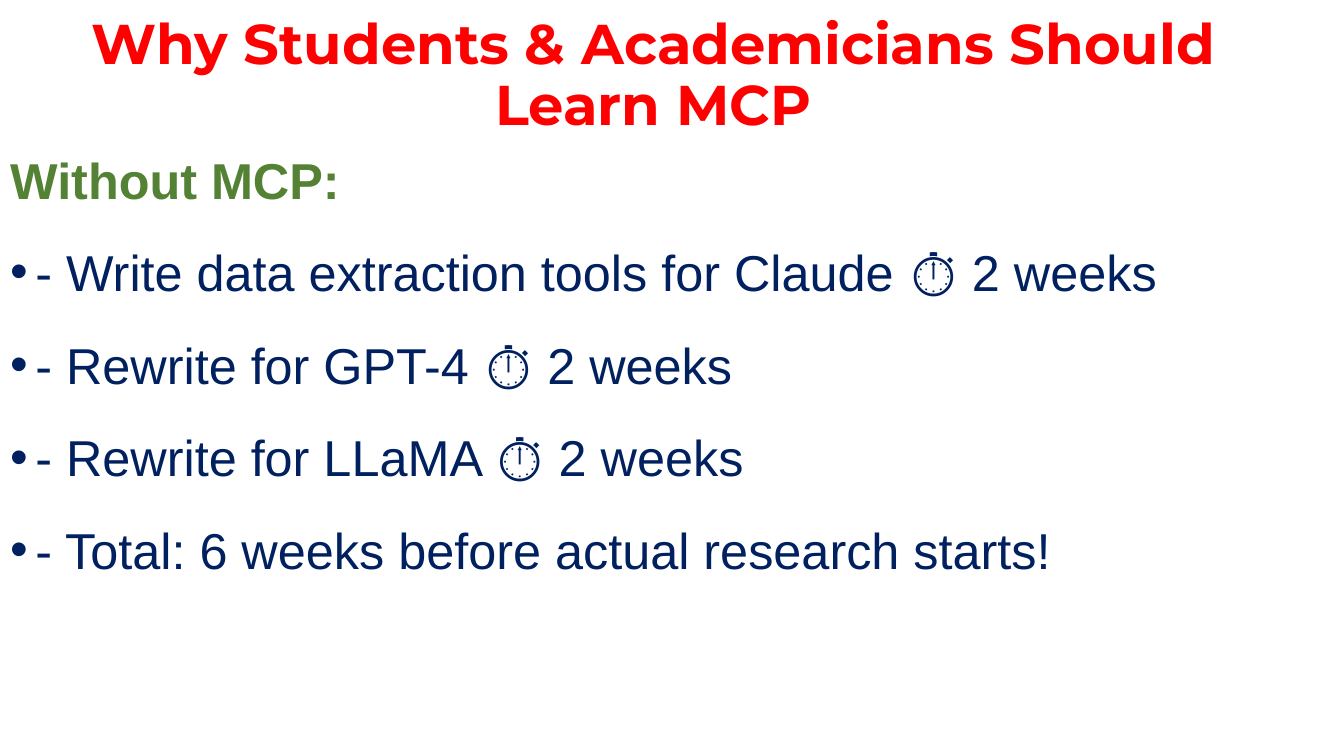
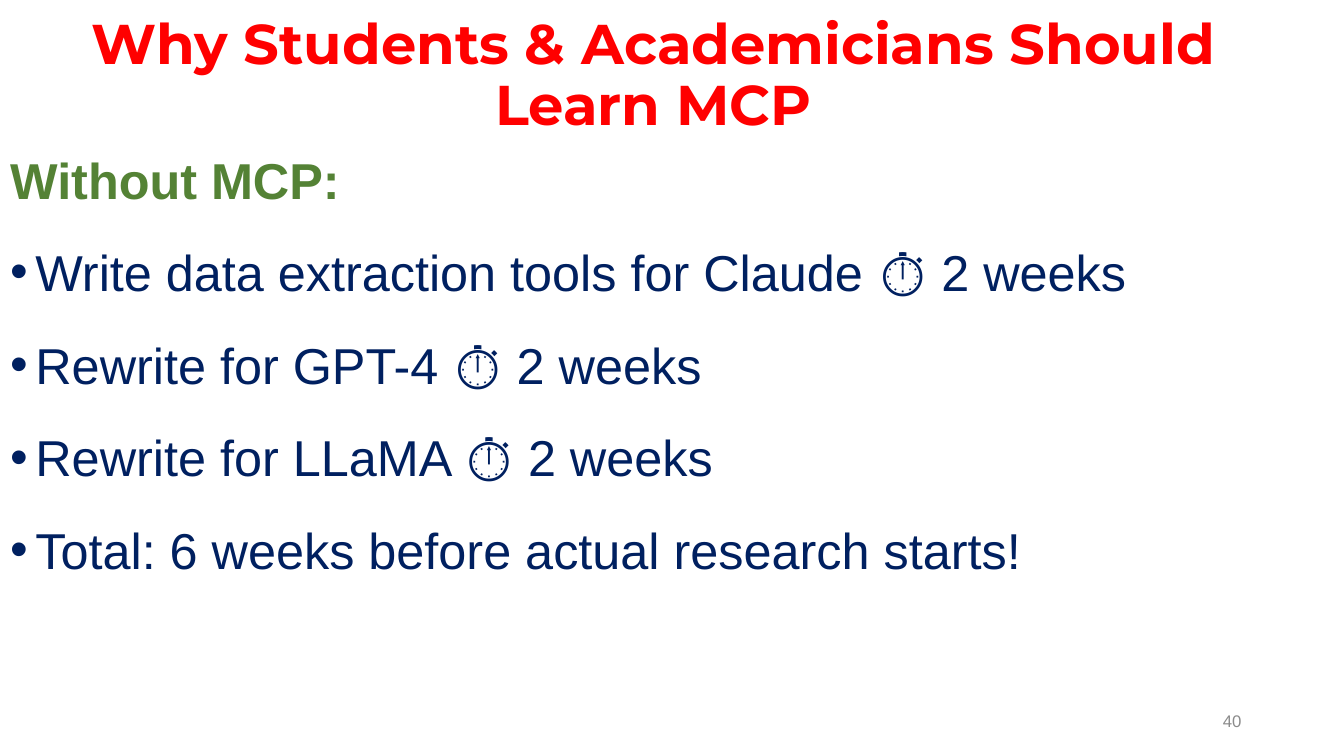
Before and after one commit to janakimeena/Building-Agents-with-MCP, a slide deck: slide 40 of Model Context Protocol Introduction.pptx (slide 41 before the commit). Drawn at 1344x756 pixels with LibreOffice and Linux fonts; fonts in the diff are those of the drawing. Boxes give left, top, right and bottom in pixels: in the first picture for what was removed or moved away, otherwise in the second. Text is boxed around its words. In the diff, an @@ line names an element or a change of style, - is before the commit and + after.

```diff
--- a/Model Context Protocol Introduction.pptx
+++ b/Model Context Protocol Introduction.pptx
@@ text at (35, 254, 1126, 570): text changed @@
-• - Write data extraction tools for Claude ⏱️ 2 weeks
-• - Rewrite for GPT-4 ⏱️ 2 weeks
-• - Rewrite for LLaMA ⏱️ 2 weeks
-• - Total: 6 weeks before actual research starts!
+• Write data extraction tools for Claude ⏱️ 2 weeks
+• Rewrite for GPT-4 ⏱️ 2 weeks
+• Rewrite for LLaMA ⏱️ 2 weeks
+• Total: 6 weeks before actual research starts!
@@ page number added at (1223, 715, 1242, 727), 12 pt, text #8C8C8C @@
+40
```
Also in this commit, not shown: 42 other slides changed, 2 slides added, 4 slides removed, 2 other files.
